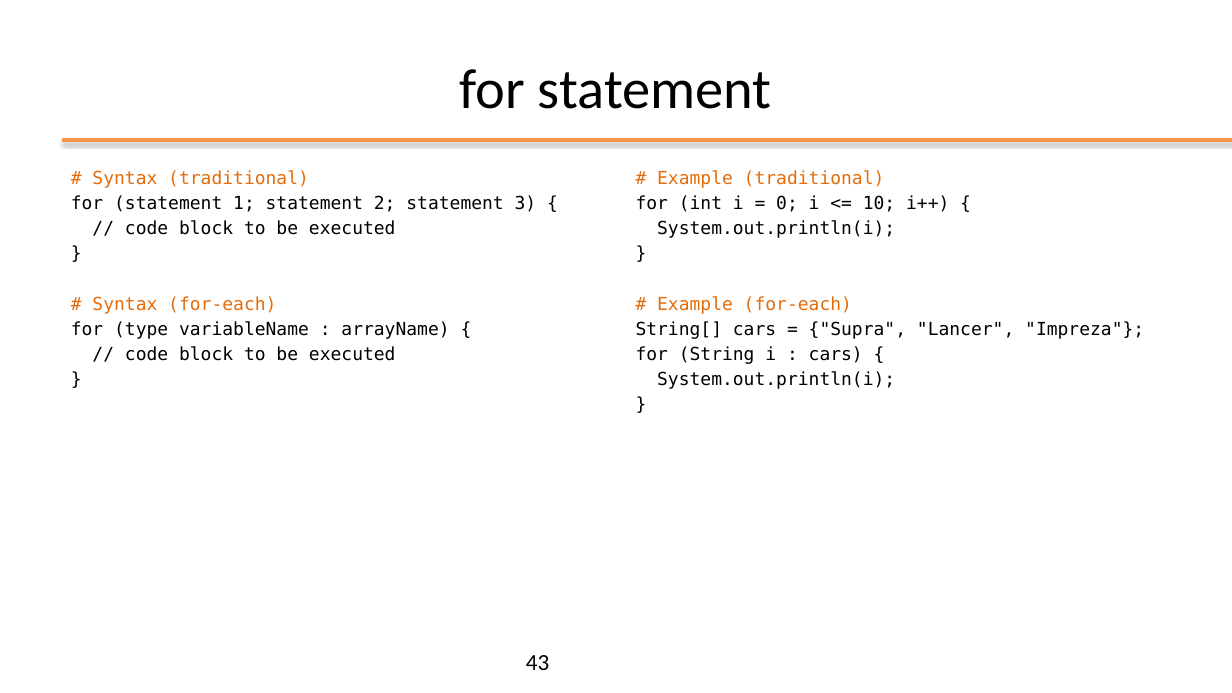
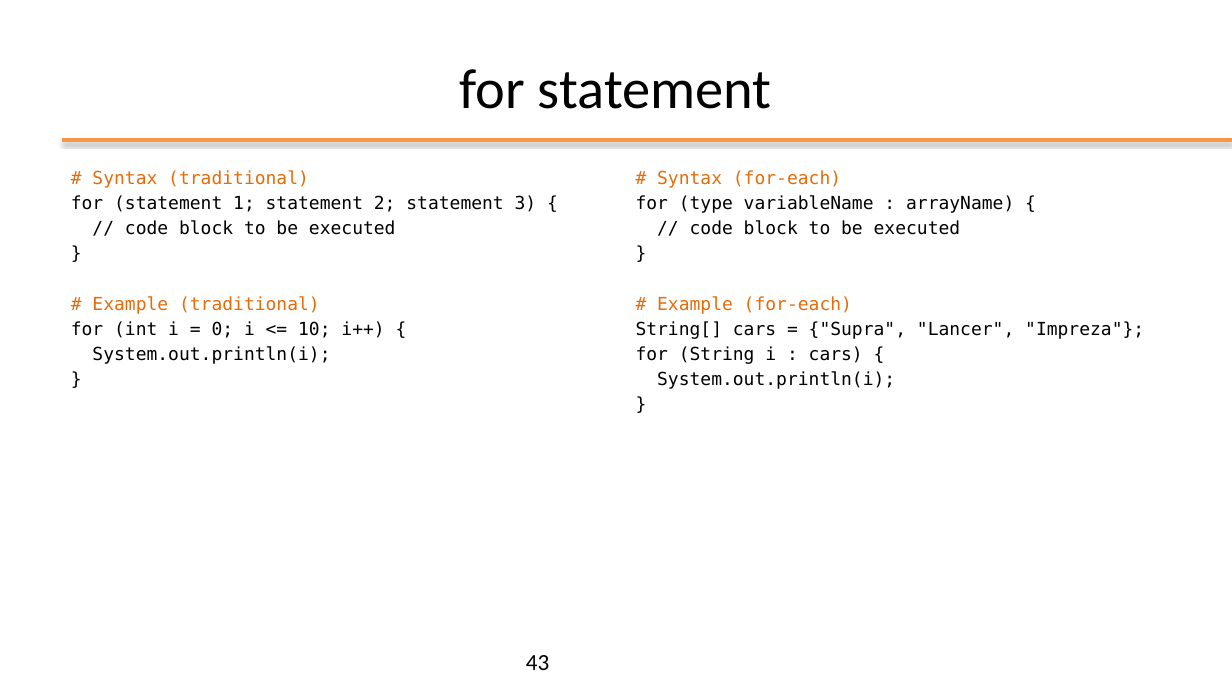
Before and after one commit to nbicocchi/learn-java-core, a slide deck: slide 43 of assets/slides/E2 - Java Basics.pptx. Drawn at 1232x693 pixels with LibreOffice and Linux fonts; fonts in the diff are those of the drawing; background and template pictures are left out. Boxes give left, top, right and bottom in pixels: in the first picture for what was removed or moved away, otherwise in the second. Text is boxed around its words. In the diff, an @@ line names an element or a change of style, - is before the commit and + after.

```diff
--- a/assets/slides/E2 - Java Basics.pptx
+++ b/assets/slides/E2 - Java Basics.pptx
@@ text at bbox=[636, 170, 1014, 235]: text changed @@
-# Example (traditional)
-for (int i = 0; i <= 10; i++) {
-System.out.println(i);
+# Syntax (for-each)
+for (type variableName : arrayName) {
+// code block to be executed
@@ text at bbox=[71, 296, 384, 364]: text changed @@
-# Syntax (for-each)
-for (type variableName : arrayName) {
-// code block to be executed
+# Example (traditional)
+for (int i = 0; i <= 10; i++) {
+System.out.println(i);
```
Also in this commit, not shown: 23 other slides changed, 4 slides added, 3 slides removed, 1 other file.
